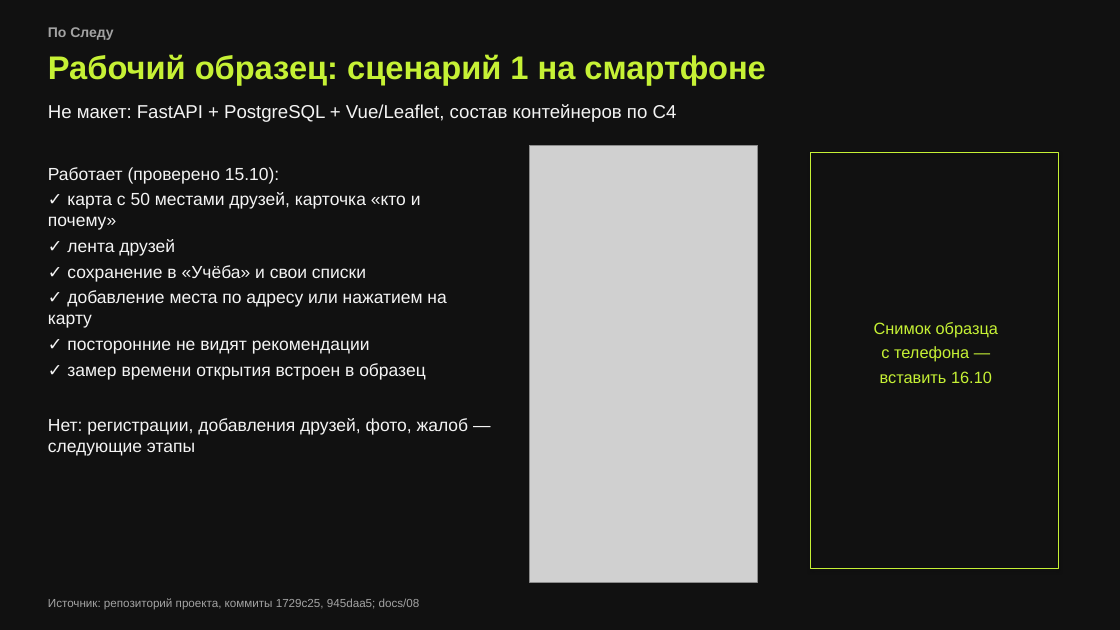
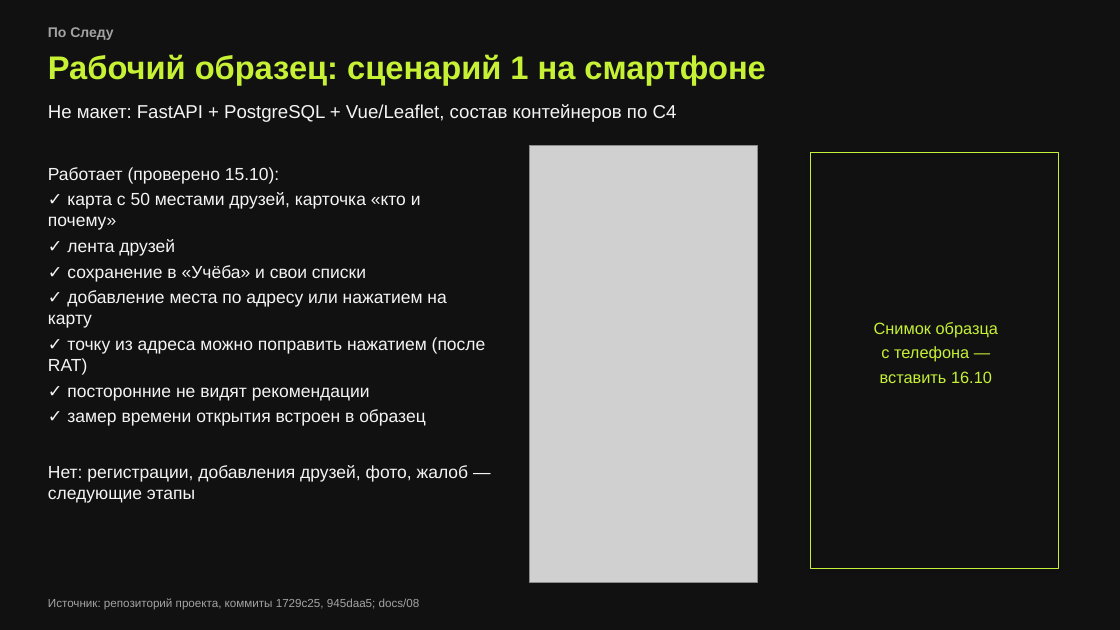
Before and after one commit to KAKBE/social_network, a slide deck: slide 9 of presentation/ПоСледу_RAT-PoC.pptx. Drawn at 1120x630 pixels with LibreOffice and Linux fonts; fonts in the diff are those of the drawing; grey boxes stand for pictures. Boxes give left, top, right and bottom in pixels: in the first picture for what was removed or moved away, otherwise in the second. Text is boxed around its words. In the diff, an @@ line names an element or a change of style, - is before the commit and + after.

```diff
--- a/presentation/ПоСледу_RAT-PoC.pptx
+++ b/presentation/ПоСледу_RAT-PoC.pptx
@@ text at <box>48,337,486,375</box>: paragraph added @@
+✓ точку из адреса можно поправить нажатием (после RAT)
```
Also in this commit, not shown: 5 other slides changed, 1 slide added, 6 other files.
